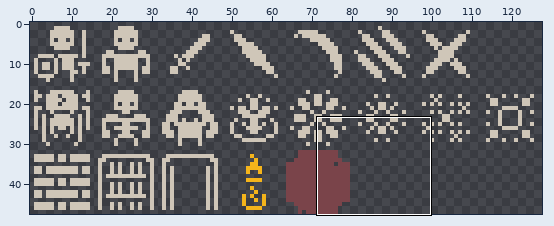
A sprite sheet gets an edit: Assets/texs/min_tileset.png. Above, an overview of the earlier version with the close-up marked.
Close-up. Earlier state:
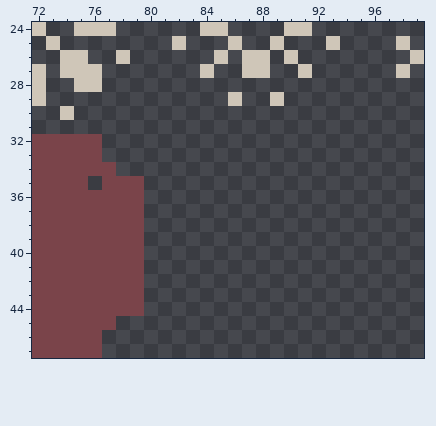
The file is 128x48 pixels. Shown: x 72..99, y 24..47.
After the commit:
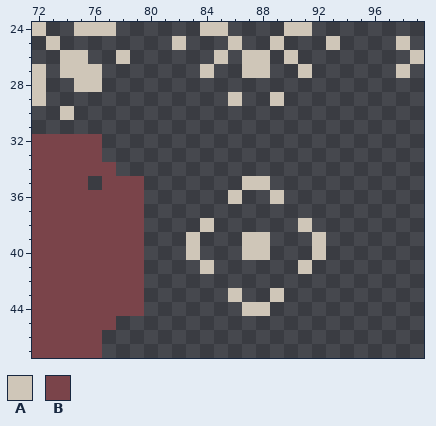
Palette (. is transparent): A #cfc6b8  B #7a444a
Changes in this commit:
Changed rows in their new state; - is an unchanged pixel.
first column x 83:
35 ----AA----
36 ---A--A---
38 -A------A-
39 A---AA---A
40 A---AA---A
41 -A------A-
43 ---A--A---
44 ----AA----
Pixel boxes of the changes (left, top, right, bottom) in both close-ups:
added: (186, 176, 326, 316)
